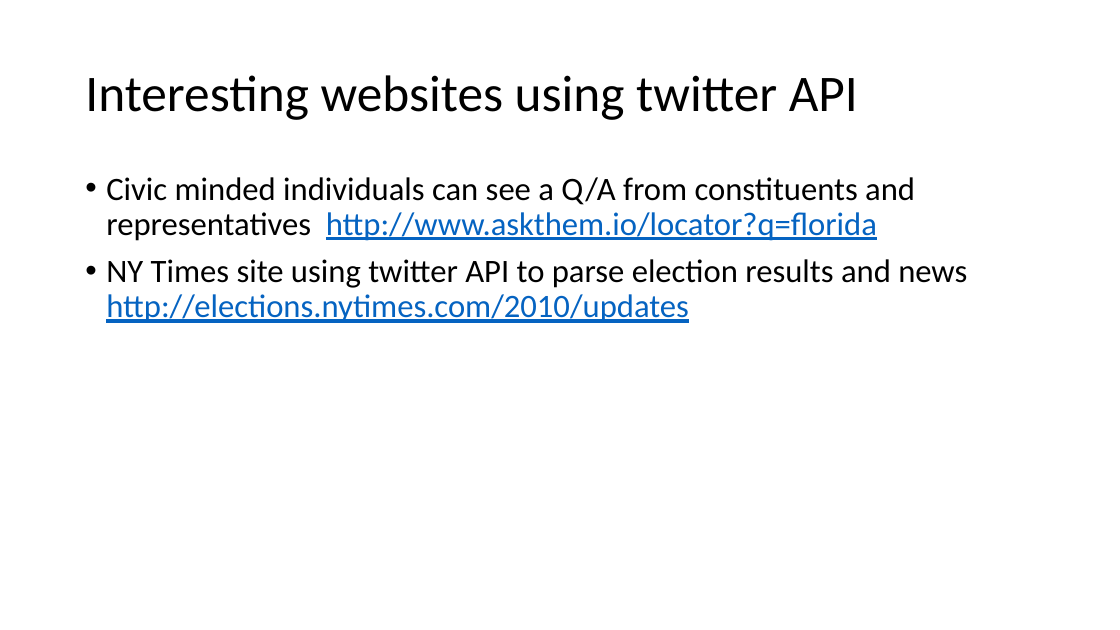
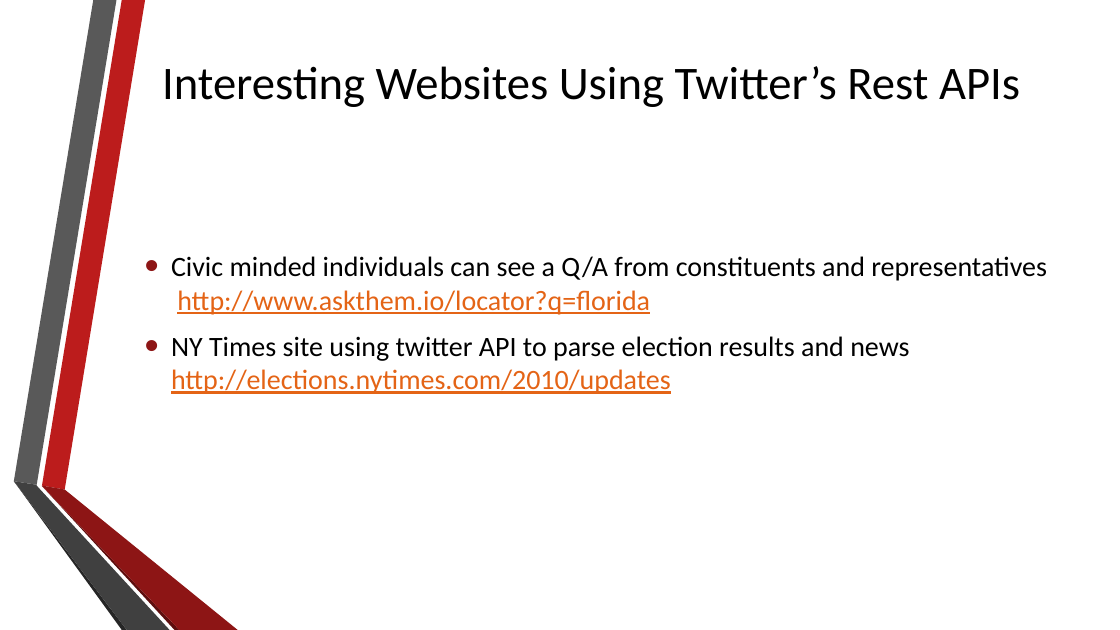
Before and after one commit to deniseygrace/COT-4935-Group-7-Project, a slide deck: slide 7 of Twitter Powerpoint_02_04_05.pptx. Drawn at 1120x630 pixels with LibreOffice and Linux fonts; fonts in the diff are those of the drawing; background and template pictures are left out. Boxes give left, top, right and bottom in pixels: in the first picture for what was removed or moved away, otherwise in the second. Text is boxed around its words. In the diff, an @@ line names an element or a change of style, - is before the commit and + after.

Commit message:
Perfected the PPT
more stuff added under APIs and case studies

```diff
--- a/Twitter Powerpoint_02_04_05.pptx
+++ b/Twitter Powerpoint_02_04_05.pptx
@@ title at bbox=[162, 66, 1020, 107]: text changed; size 44 to 40 pt @@
-Interesting websites using twitter API
+Interesting Websites Using Twitter’s Rest APIs
@@ text "Civic minded individuals can see ...": place and size @@
-text "Civic minded individuals can see ..." at bbox=[106, 177, 967, 323]
+text "Civic minded individuals can see ..." at bbox=[171, 256, 1047, 394]
@@ text "Civic minded individuals can see ..." at bbox=[171, 256, 1047, 394]: size 28 to 24 pt; text colour #0563C1 to #E46416 in "http://www.askthem.io/locator?q=florida", "http://elections.nytimes.com/2010/updates"; indent changed; line spacing 0.9 to 1; vertical alignment top to middle @@
@@ group added at bbox=[13, 0, 238, 630]: 6 freeform shapes @@
```
Also in this commit, not shown: 21 other slides changed, 11 slides added, 2 slides removed, 4 other files.
